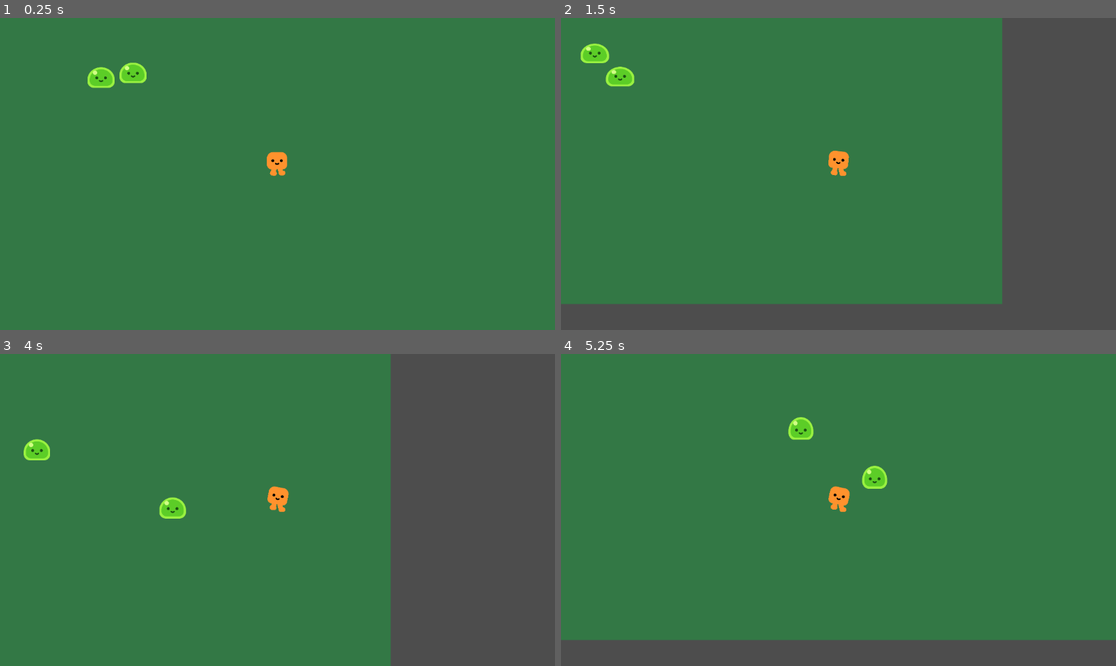
Above: before the commit, frames 1-4 (two rows, left to right).
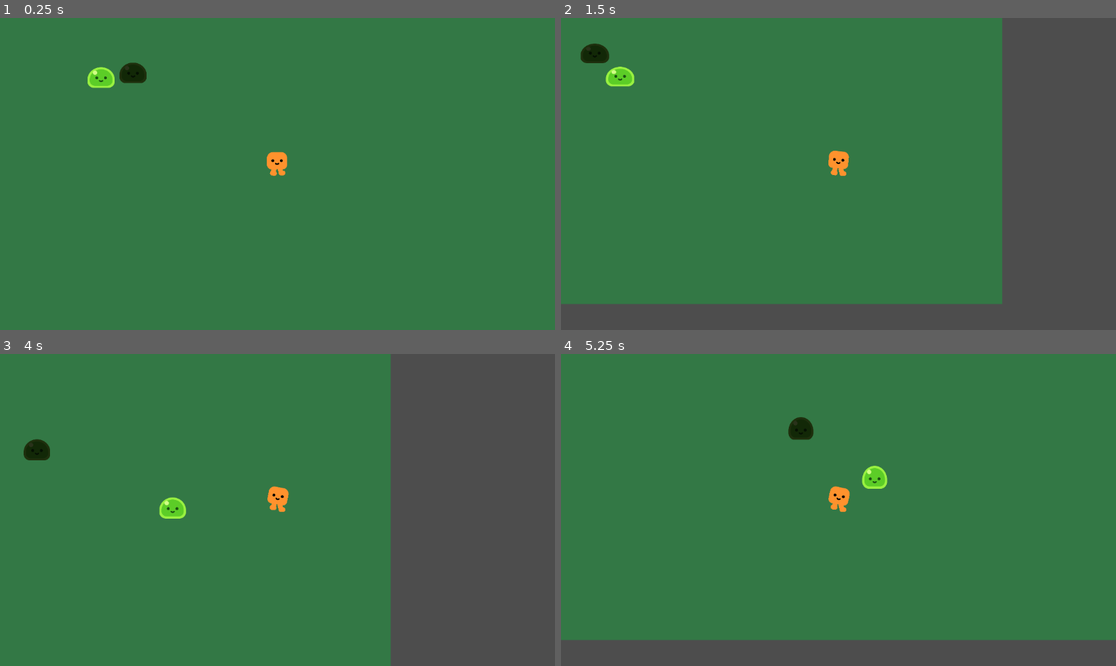
Above: after the commit, the same moments.

Repository: Nalmeder/idleshmup
Game: Godot game, scene res://idleschmup_game.tscn
The game is run twice, just before and just after one commit, with the same random seed, the same clock (stepped at 60 frames per second) and the same inputs.
Inputs:
- Up to frame 1 (0.25 s): no input
- Up to frame 2 (1.5 s): hold Right (right) 0.53-1.28 s; hold Down (down) from 1.28 s (still down)
- Up to frame 3 (4 s): release Down (down) at 2.03 s; hold Right (right) 2.03-2.78 s; hold Up (up) 2.78-3.53 s; hold Left (left) from 3.53 s (still down)
- Up to frame 4 (5.25 s): release Left (left) at 5.03 s; hold Down (down) from 5.03 s (still down)

The runs differ from the first frame. In frame 1, 0.3% of the frame differs, in the area x 21-27%, y 14-21%; in frame 2, 0.3%; in frame 3, 0.3%; in frame 4, 0.3%, in the area x 40-46%, y 20-28%.

Commit message:
immortal slime done, may or may not be used

Diff:
--- a/idleschmup_game.tscn
+++ b/idleschmup_game.tscn
@@ -38,6 +38,7 @@
 
 [node name="immortal_slime" parent="." instance=ExtResource("4_feq3o")]
 position = Vector2(524, 245)
+instance_module = Color(0.196078, 0.196078, 0.196078, 1)
 SPEED = 100
 
 [node name="CanvasLayer" type="CanvasLayer" parent="."]
--- a/mob_slime.gd
+++ b/mob_slime.gd
@@ -5,6 +5,7 @@
 @export var SPEED = 300
 
 func _ready():
+	modulate = instance_module
 	get_node("Slime").play_walk()
 
 func _physics_process(delta):
